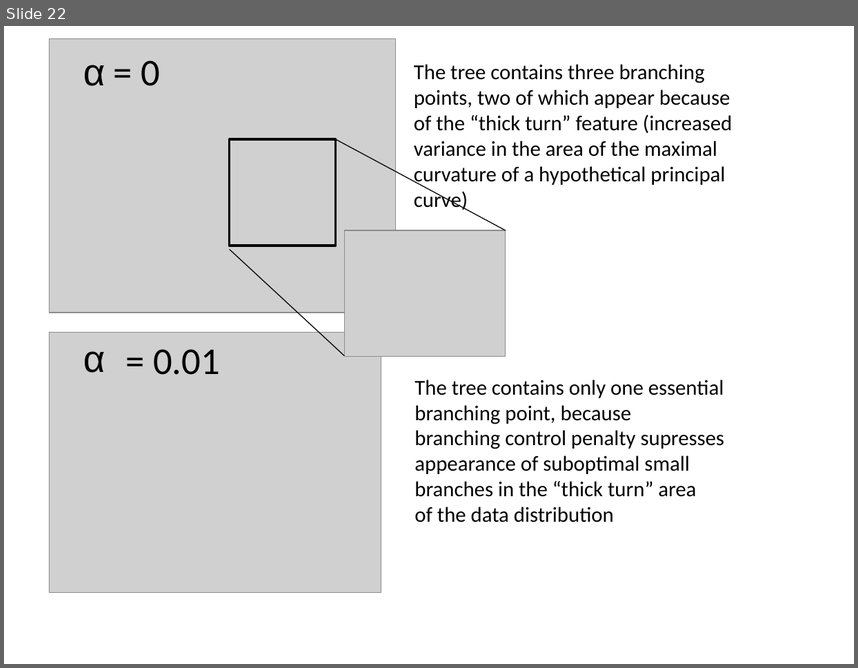
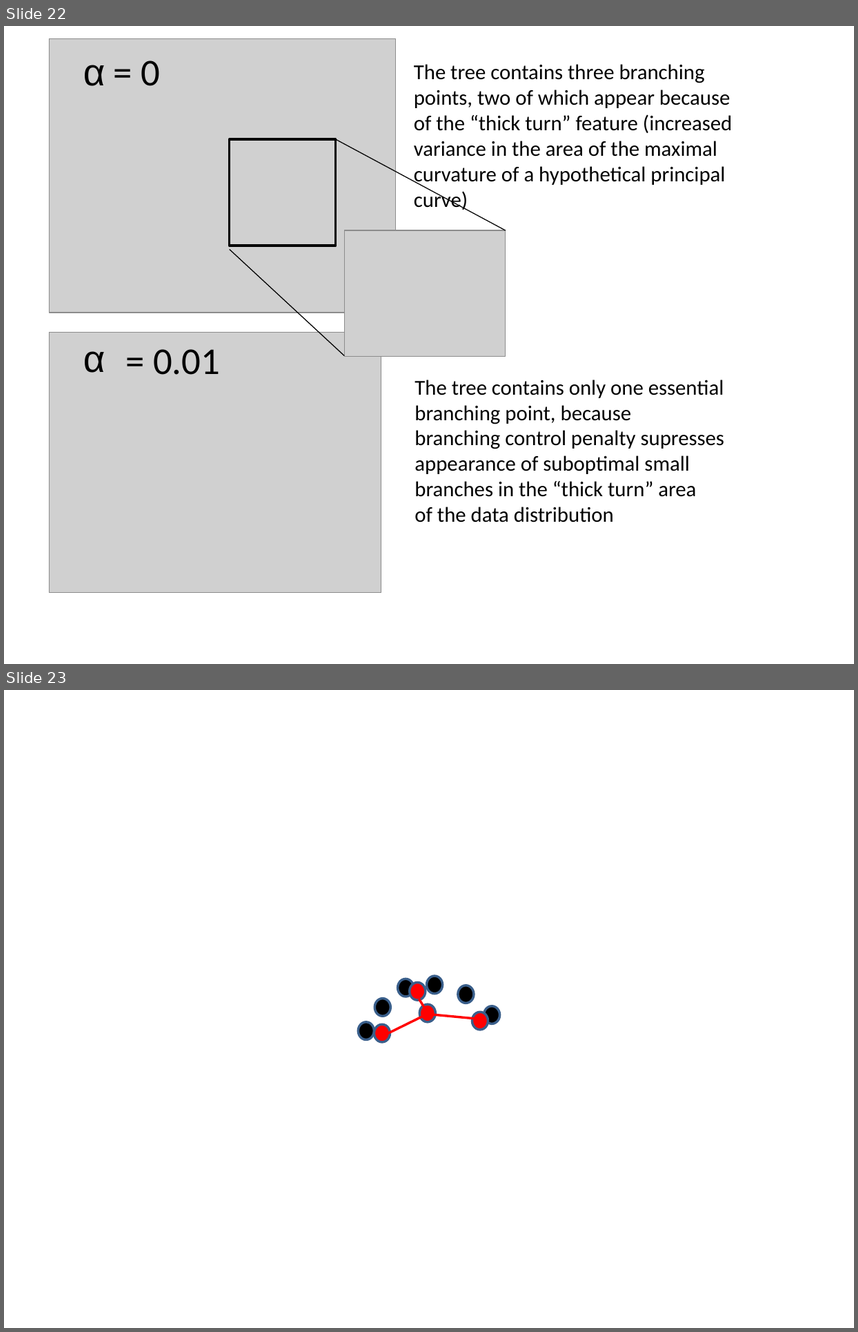
Before and after one commit to auranic/Elastic-principal-graphs, a slide deck: FiguresWiki/Examples.pptx. Shown one above the other, each under a label of ours: slide 22 before the commit, slides 22 and 23 after it. The pictures are 858x668 and 858x1332 pixels, drawn with LibreOffice and Linux fonts; fonts in the diff are those of the drawing; grey boxes stand for pictures. Boxes give left, top, right and bottom in pixels: in the first picture for what was removed or moved away, otherwise in the second. Text is boxed around its words. In the diff, an @@ line names an element or a change of style, - is before the commit and + after.

```diff
--- a/FiguresWiki/Examples.pptx
+++ b/FiguresWiki/Examples.pptx
@@ slide 23 added at <box>4,690,854,1328</box>, background #FFFFFF @@
@@ ellipse added at <box>397,979,414,997</box>, fill #000000, outline #3A5F8C 2 pt @@
@@ ellipse added at <box>426,976,443,994</box>, fill #000000, outline #3A5F8C 2 pt @@
@@ ellipse added at <box>375,998,391,1016</box>, fill #000000, outline #3A5F8C 2 pt @@
@@ ellipse added at <box>410,983,426,1000</box>, fill #FF0000, outline #3A5F8C 2 pt @@
@@ line added from (419, 998) to (426, 1009), #FF0000 2 pt @@
@@ ellipse added at <box>458,985,474,1003</box>, fill #000000, outline #3A5F8C 2 pt @@
@@ line added from (388, 1032) to (423, 1016), #FF0000 2 pt @@
@@ ellipse added at <box>419,1004,436,1021</box>, fill #FF0000, outline #3A5F8C 2 pt @@
@@ line added from (480, 1019) to (424, 1014), #FF0000 2 pt @@
@@ ellipse added at <box>473,1012,488,1029</box>, fill #FF0000, outline #3A5F8C 2 pt @@
@@ ellipse added at <box>484,1006,500,1024</box>, fill #000000, outline #3A5F8C 2 pt @@
@@ ellipse added at <box>359,1021,375,1039</box>, fill #000000, outline #3A5F8C 2 pt @@
@@ ellipse added at <box>374,1024,390,1042</box>, fill #FF0000, outline #3A5F8C 2 pt @@
```
Also in this commit, not shown: 1 other slide added, 1 other file.
